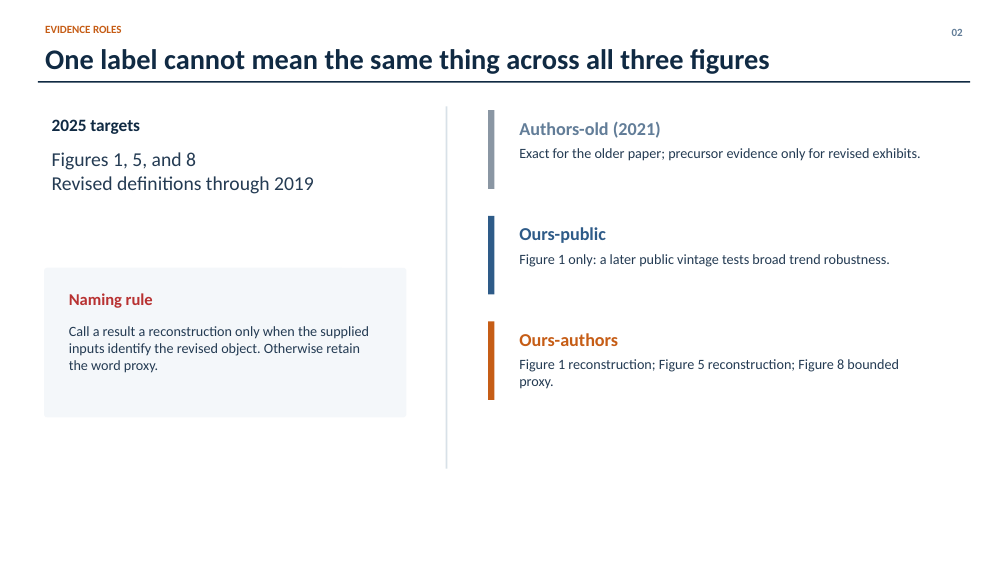
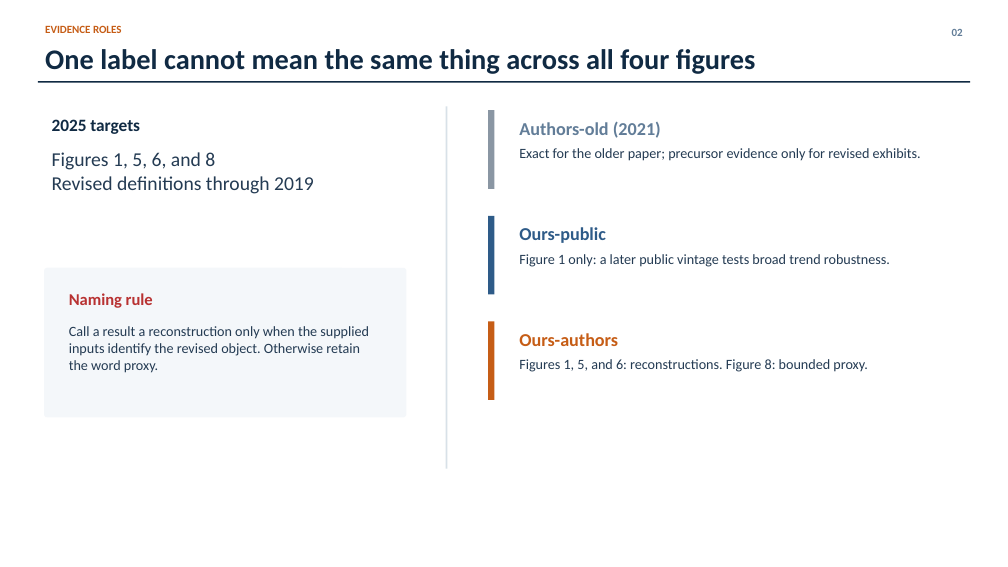
Before and after one commit to lorenz-gorini/mian-sufi-straub2025-saving-glut-replication, a slide deck: slide 2 of Presentation/4_figure_comparison/presentation.pptx. Drawn at 1008x567 pixels with LibreOffice and Linux fonts; fonts in the diff are those of the drawing. Boxes give left, top, right and bottom in pixels: in the first picture for what was removed or moved away, otherwise in the second. Text is boxed around its words. In the diff, an @@ line names an element or a change of style, - is before the commit and + after.

Commit message:
Reconstruct Figure 6 and extend the comparison deck
- apply the 2025 saving-rate method to the 2021 authors-kit data
- add matched wealth-level and five-year evolution diagnostics
- integrate Figures 5 and 6 into the verified comparison presentation

```diff
--- a/Presentation/4_figure_comparison/presentation.pptx
+++ b/Presentation/4_figure_comparison/presentation.pptx
@@ text at [45, 49, 756, 74]: text changed @@
-One label cannot mean the same thing across all three figures
+One label cannot mean the same thing across all four figures
@@ text at [52, 152, 215, 170]: text changed @@
-Figures 1, 5, and 8
+Figures 1, 5, 6, and 8
@@ text at [519, 359, 867, 372]: text changed @@
-Figure 1 reconstruction; Figure 5 reconstruction; Figure 8 bounded proxy.
+Figures 1, 5, and 6: reconstructions. Figure 8: bounded proxy.
```
Also in this commit, not shown: 4 other slides changed, 4 slides added, 18 other files.
